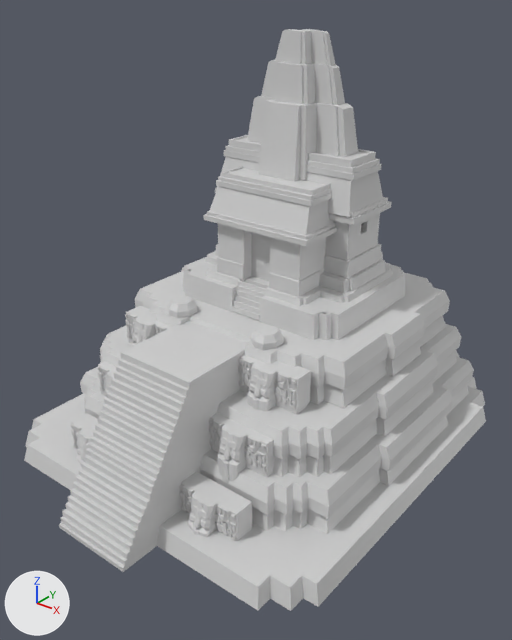
A saved change to the COLLADA model art/meshes/structural/maya_protoclassic/templomaior_1.dae.
Before and after are seen from a 50 mm camera at (26.1, -32.9, 27.9) aimed at (0.9, -1.5, 8.5). The axes (+X, +Y, +Z) are drawn at lower left. The lights are the same throughout. Where no turn or scale is listed for an object, it has been applied to the vertices. Vertices at the same position are counted once.

The first picture shows 'gtemple_1'.
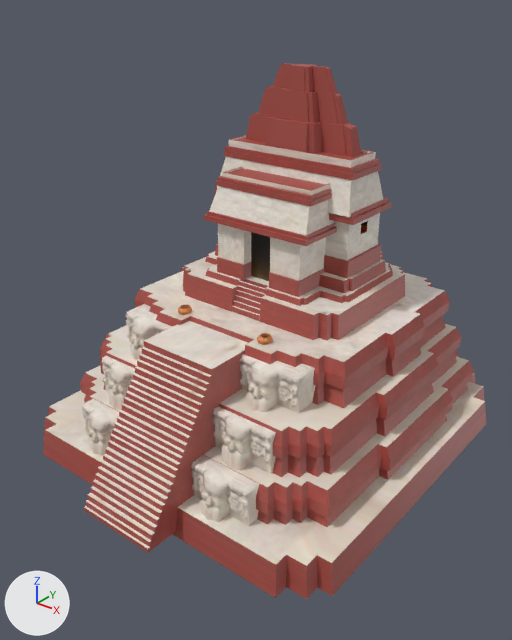
Where the change shows, as pixel boxes [x1, y1, x2, y2] in the pictures (512 x 640 px; the box of a moved part takes in the faces that stretch with it):
'gtemple_1', reshaped (8% shorter): before [24, 29, 486, 611]; after [43, 63, 486, 599]
part 1 of me_cubo_001, moved or reshaped: before [261, 60, 345, 105]; after [258, 86, 348, 125]
part 2 of me_cubo_001, moved or reshaped: before [275, 29, 335, 66]; after [273, 63, 337, 94]
part 3 of me_cubo_001, moved or reshaped: before [247, 96, 358, 181]; after [246, 113, 361, 157]
part 4 of me_cubo_001, moved or reshaped: before [70, 413, 98, 465]; after [82, 399, 119, 455]
part 5 of me_cubo_001, moved or reshaped: before [180, 472, 252, 541]; after [191, 455, 259, 526]
part 6 of me_cubo_001, moved or reshaped: before [59, 321, 248, 572]; after [84, 321, 248, 553]
part 7 of me_cubo_001, rebuilt: before [24, 377, 486, 611]; after [43, 373, 486, 599]
part 8 of me_cubo_001, added: after [178, 305, 192, 315]
part 9 of me_cubo_001, added: after [257, 333, 272, 345]
part 10 of me_cubo_001, moved or reshaped: before [209, 325, 311, 484]; after [213, 354, 315, 474]
part 11 of me_cubo_001, moved or reshaped: before [97, 296, 198, 404]; after [102, 304, 172, 410]
part 12 of me_cubo_001, surface changed: [80, 138, 474, 527] in both
part 13 of me_cubo_001, recoloured: [86, 135, 469, 490] in both

Diff of the bpy script that builds the scene:
```diff
--- a/art/meshes/structural/maya_protoclassic/templomaior_1.dae.py
+++ b/art/meshes/structural/maya_protoclassic/templomaior_1.dae.py
@@ mat_material_001_002 @@
+mat_material_001_002 = principled_material('Material_001.002')
+mat_material_001_002.texture = img_maya_protoclassic_struct_png
@@ me_cubo_001 @@
-me_cubo_001.from_pydata(...)  # 4550 vertices, 8210 faces; spans x -10.4..13.9, y -15.1..14.7, z -1.0..25.0
+me_cubo_001.from_pydata(...)  # 4566 vertices, 8224 faces; spans x -10.4..13.9, y -13.2..14.6, z -1.4..23.1
+# me_cubo_001 part 1: the loose piece of 90 vertices spanning x -1.3..5.0, y 2.5..5.5, z 19.8..23.3 is scaled about its middle by (1.13, 0.663, 0.788), then moved by (0.0, 0.0, -1.2), in mat_material_001_002 (picture img_maya_protoclassic_struct_png)
+# me_cubo_001 part 2: the loose piece of 66 vertices spanning x -0.1..4.0, y 2.9..5.0, z 23.2..25.0 is scaled about its middle by (1.13, 0.663, 0.788), then moved by (0.0, 0.0, -1.7), in mat_material_001_002 (picture img_maya_protoclassic_struct_png)
+# me_cubo_001 part 3: the loose piece of 117 vertices spanning x -2.1..5.8, y 1.4..6.2, z 16.4..21.1 is scaled about its middle by (1.13, 0.663, 0.788), then moved by (0.0, 0.1, -0.6), in mat_material_001_002 (picture img_maya_protoclassic_struct_png)
+# me_cubo_001 part 4: the loose piece of 487 vertices spanning x -5.5..-1.2, y -11.5..-9.1, z -1.0..2.1 is moved by (0.0, 1.0, 0.8), in mat_material_001_002 (picture img_maya_protoclassic_struct_png)
+# me_cubo_001 part 5: the loose piece of 487 vertices spanning x 4.3..8.5, y -11.5..-9.1, z -1.0..2.1 is moved by (0.0, 1.0, 0.8), in mat_material_001_002 (picture img_maya_protoclassic_struct_png)
+# me_cubo_001 part 6: the loose piece of 114 vertices spanning x -1.2..4.3, y -15.1..-3.2, z -1.0..8.2 is moved by (0.0, 1.8, 0.0), in mat_material_001_002 (picture img_maya_protoclassic_struct_png)
+# me_cubo_001 part 7: the loose piece of 40 vertices spanning x -10.4..13.9, y -12.6..14.7, z -1.0..0.2 is rebuilt with 40 vertices and now spans x -10.4..13.9, y -11.1..14.6, z -1.4..0.6, in mat_material_001_002 (picture img_maya_protoclassic_struct_png)
+# me_cubo_001 part 8: a new loose piece of 49 vertices spanning x -2.0..-1.2, y -4.0..-3.1, z 8.4..8.9, in mat_material_001_002 (picture img_maya_protoclassic_struct_png)
+# me_cubo_001 part 9: a new loose piece of 49 vertices spanning x 4.5..5.3, y -4.0..-3.1, z 8.4..8.9, in mat_material_001_002 (picture img_maya_protoclassic_struct_png)
+# me_cubo_001 part 10: 100 vertices moved from x 4.4..7.8, y -8.0..-5.2, z 4.2..7.9 to x 4.4..7.8, y -8.1..-5.0, z 4.1..7.9; 763 vertices removed from x 4.3..8.5, y -8.9..-2.5, z 2.1..9.3; 722 vertices added at x 4.3..8.5, y -8.5..-3.2, z 2.5..7.9
+# me_cubo_001 part 11: 425 vertices moved from x -5.5..-1.2, y -8.9..-3.9, z 2.1..7.9 to x -5.5..-1.2, y -8.5..-3.4, z 2.5..7.9; 415 vertices removed from x -5.5..-0.9, y -8.7..-2.5, z 2.1..9.3; 374 vertices added at x -5.5..-1.6, y -8.3..-3.4, z 2.5..7.9
+# me_cubo_001 part 12: 895 kept faces spanning x -9.4..12.7, y -8.9..14.0, z 0.2..18.3 get new texture (UV) coordinates
+# me_cubo_001 part 13: 2606 faces spanning x -9.4..12.7, y -8.9..14.0, z 0.2..18.4 switch from mat_textura_finais_maia_004 (light grey #d1d1d1) to mat_material_001_002 (picture img_maya_protoclassic_struct_png)
+# me_cubo_001 part 14: the surface is now shaded smooth
```
